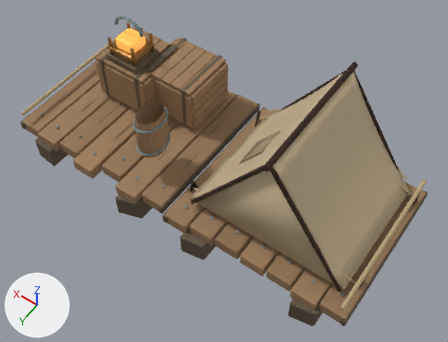
An edit to the glTF model assets/models/raft-modules/root-decor.glb, drawn before and after from the same camera.
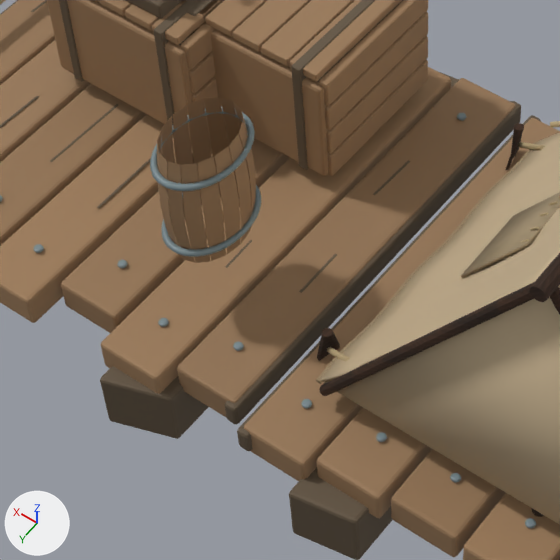
Each version is shown whole from a 50 mm lens placed at (-2.85, 3.8, 5.91), pointed at (-0.33, 0.28, 0.37), then close up on the part from 18% to 61% of the width and 20% to 76% of the height. Arrows for +X, +Y and +Z are at lower left; the lights stay in place. The last two pictures show the newer version. Where no turn or scale is listed for an object, it has been applied to the vertices. Vertices at exactly the same position are counted once.

Before the edit, the objects in view are built like this:
```python
me_cube_054 = bpy.data.meshes.new('Cube.054')
me_cube_054.from_pydata(...)  # 2856 vertices, 5268 faces; spans x -0.15..4.45, y -1.05..1.06, z -0.08..0.98
# faces by material slot: [3630, 216, 216, 342, 216, 216, 216, 216]
me_cube_054.materials.append(mat_mat_warmweatheredwood)  # brown #997957
me_cube_054.materials.append(mat_mat_deckwood_0_0_002)  # brown #937353
me_cube_054.materials.append(mat_mat_deckwood_0_1_002)  # brown #9c7b59
me_cube_054.materials.append(mat_mat_deckwood_0_2_002)  # brown #977756
me_cube_054.materials.append(mat_mat_deckwood_0_3_002)  # brown #9f7d5a
me_cube_054.materials.append(mat_mat_deckwood_0_4_002)  # brown #957554
me_cube_054.materials.append(mat_mat_deckwood_0_5_002)  # brown #9a7957
me_cube_054.materials.append(mat_mat_deckwood_0_6_002)  # brown #987756
me_cylinder_028 = bpy.data.meshes.new('Cylinder.028')
me_cylinder_028.from_pydata(...)  # 3020 vertices, 5920 faces; spans x -0.03..4.32, y -1.64..0.08, z -0.01..0.81
me_cylinder_028.materials.append(mat_mat_agediron_001)  # grey #76868b
me_repairpatch = bpy.data.meshes.new('RepairPatch')
me_repairpatch.from_pydata(...)  # 40 vertices, 72 faces; spans x -1.495..-0.547, y -0.475..0.304, z 0.195..1.078
me_repairpatch.materials.append(mat_mat_tent_weatheredpatch)  # beige #a08e6f
ob_geo_root_decor_2742 = bpy.data.objects.new('GEO-root-decor-2742', me_cube_054)
ob_geo_root_decor_2742.location = (-2.15, 0.0, 0.08)
ob_geo_root_decor_3068 = bpy.data.objects.new('GEO-root-decor-3068', me_cylinder_028)
ob_geo_root_decor_3068.location = (-2.15, 0.78, 0.172)
ob_geo_tent_mat_tent_weatheredpatch = bpy.data.objects.new('GEO-Tent-MAT-Tent-WeatheredPatch', me_repairpatch)
ob_geo_tent_mat_tent_weatheredpatch.location = (0.0, 0.0, 0.0)
# also in view: 'GEO-Tent-MAT-DarkTimber' at (-1.17, 0.0, 0.9); 'GEO-root-decor-2208' at (0.0, 0.01, 0.29); 'GEO-Tent-MAT-Tent-WaxedLinen' at (-1.18, -0.05, 0.94)
```
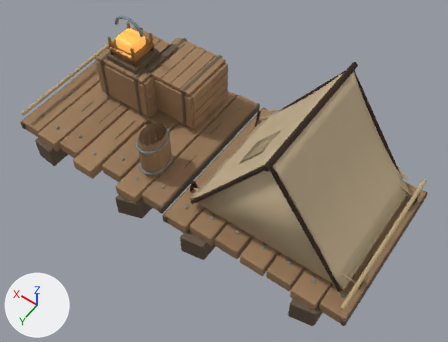
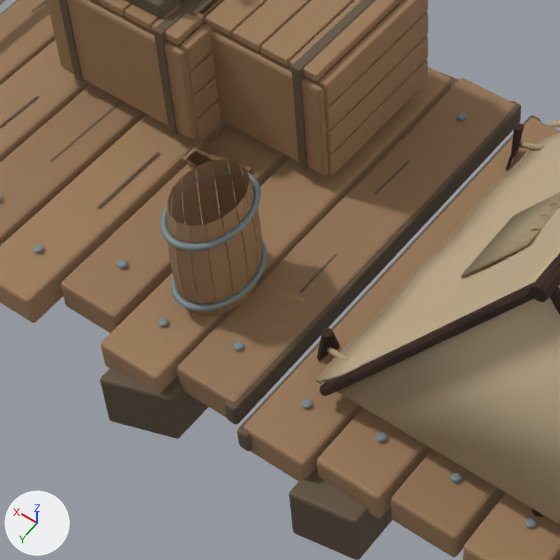
Location of each change, [x1, y1, x2, y2] in pixels of the close-ups (560 x 560 px; the box of a moved part takes in the faces that stretch with it):
'GEO-root-decor-3068', reshaped: before [0, 106, 536, 528]; after [0, 113, 536, 528]
part 1 of me_cube_054, moved or reshaped: before [173, 105, 193, 194]; after [182, 168, 202, 243]
part 2 of me_cube_054, moved or reshaped: before [187, 99, 212, 204]; after [196, 161, 220, 258]
part 3 of me_cube_054, moved or reshaped: before [204, 97, 228, 198]; after [212, 159, 236, 252]
part 4 of me_cube_054, moved or reshaped: before [220, 97, 243, 198]; after [227, 159, 249, 253]
part 5 of me_cube_054, moved or reshaped: before [233, 102, 252, 206]; after [240, 164, 258, 260]
part 6 of me_cube_054, moved or reshaped: before [241, 111, 256, 177]; after [248, 174, 262, 252]
part 7 of me_cube_054, moved or reshaped: before [239, 122, 256, 230]; after [246, 182, 262, 284]
part 8 of me_cube_054, moved or reshaped: before [229, 134, 251, 243]; after [236, 195, 257, 298]
part 9 of me_cube_054, moved or reshaped: before [214, 147, 240, 254]; after [222, 208, 247, 308]
part 10 of me_cube_054, moved or reshaped: before [198, 157, 226, 261]; after [206, 218, 233, 315]
part 11 of me_cube_054, moved or reshaped: before [181, 163, 210, 263]; after [190, 224, 218, 317]
part 12 of me_cube_054, moved or reshaped: before [168, 161, 195, 263]; after [177, 222, 203, 316]
part 13 of me_cube_054, moved or reshaped: before [159, 153, 183, 259]; after [169, 214, 191, 312]
part 14 of me_cube_054, moved or reshaped: before [157, 143, 168, 232]; after [167, 204, 175, 281]
part 15 of me_cube_054, moved or reshaped: before [157, 129, 175, 236]; after [167, 190, 183, 288]
part 16 of me_cube_054, moved or reshaped: before [162, 116, 185, 218]; after [172, 178, 194, 272]
part 17 of me_cylinder_028, moved or reshaped: before [150, 106, 255, 191]; after [160, 168, 261, 251]
part 18 of me_cylinder_028, moved or reshaped: before [161, 180, 261, 257]; after [171, 241, 267, 311]

Edits to the bpy script that builds the scene:
```text
Change me_cube_054:
    used by ob_geo_root_decor_2742; location = (-2.15, 0.0, 0.08)
    remove me_cube_054.from_pydata(...)  # 2856 vertices, 5268 faces; spans x -0.15..4.45, y -1.05..1.06, z -0.08..0.98
    add me_cube_054.from_pydata(...)  # 2856 vertices, 5268 faces; spans x -0.15..4.45, y -1.05..1.06, z -0.08..0.74
    me_cube_054 part 1: the loose piece of 14 vertices spanning x 2.73..2.76, y 0.46..0.53, z 0.42..0.98 is moved by (0.0, 0.0, -0.34)
    me_cube_054 part 2: the loose piece of 14 vertices spanning x 2.7..2.75, y 0.39..0.46, z 0.42..0.98 is moved by (0.0, 0.0, -0.34)
    me_cube_054 part 3: the loose piece of 14 vertices spanning x 2.66..2.72, y 0.34..0.4, z 0.42..0.98 is moved by (0.0, 0.0, -0.34)
    me_cube_054 part 4: the loose piece of 14 vertices spanning x 2.61..2.67, y 0.32..0.36, z 0.42..0.98 is moved by (0.0, 0.0, -0.34)
    me_cube_054 part 5: the loose piece of 14 vertices spanning x 2.55..2.61, y 0.32..0.36, z 0.42..0.98 is moved by (0.0, 0.0, -0.34)
    me_cube_054 part 6: the loose piece of 14 vertices spanning x 2.5..2.56, y 0.34..0.4, z 0.42..0.98 is moved by (0.0, 0.0, -0.34)
    me_cube_054 part 7: the loose piece of 14 vertices spanning x 2.47..2.51, y 0.39..0.46, z 0.42..0.98 is moved by (0.0, 0.0, -0.34)
    me_cube_054 part 8: the loose piece of 14 vertices spanning x 2.45..2.49, y 0.46..0.53, z 0.42..0.98 is moved by (0.0, 0.0, -0.34)
    me_cube_054 part 9: the loose piece of 14 vertices spanning x 2.45..2.49, y 0.54..0.62, z 0.42..0.98 is moved by (0.0, 0.0, -0.34)
    me_cube_054 part 10: the loose piece of 14 vertices spanning x 2.47..2.51, y 0.61..0.69, z 0.42..0.98 is moved by (0.0, 0.0, -0.34)
    me_cube_054 part 11: the loose piece of 14 vertices spanning x 2.5..2.56, y 0.67..0.73, z 0.42..0.98 is moved by (0.0, 0.0, -0.34)
    me_cube_054 part 12: the loose piece of 14 vertices spanning x 2.55..2.61, y 0.71..0.75, z 0.42..0.98 is moved by (0.0, 0.0, -0.34)
    me_cube_054 part 13: the loose piece of 14 vertices spanning x 2.61..2.67, y 0.71..0.75, z 0.42..0.98 is moved by (0.0, 0.0, -0.34)
    me_cube_054 part 14: the loose piece of 14 vertices spanning x 2.66..2.72, y 0.67..0.73, z 0.42..0.98 is moved by (0.0, 0.0, -0.34)
    me_cube_054 part 15: the loose piece of 14 vertices spanning x 2.7..2.75, y 0.61..0.69, z 0.42..0.98 is moved by (0.0, 0.0, -0.34)
    me_cube_054 part 16: the loose piece of 14 vertices spanning x 2.73..2.76, y 0.54..0.62, z 0.42..0.98 is moved by (0.0, 0.0, -0.34)
Change me_cylinder_028:
    used by ob_geo_root_decor_3068; location = (-2.15, 0.78, 0.172)
    remove me_cylinder_028.from_pydata(...)  # 3020 vertices, 5920 faces; spans x -0.03..4.32, y -1.64..0.08, z -0.01..0.81
    add me_cylinder_028.from_pydata(...)  # 3020 vertices, 5920 faces; spans x -0.03..4.32, y -1.64..0.08, z -0.01..0.47
    me_cylinder_028 part 17: the loose piece of 390 vertices spanning x 2.45..2.77, y -0.47..-0.01, z 0.78..0.81 is moved by (0.0, 0.0, -0.34)
    me_cylinder_028 part 18: the loose piece of 390 vertices spanning x 2.45..2.77, y -0.47..-0.01, z 0.4..0.43 is moved by (0.0, 0.0, -0.34)
```
